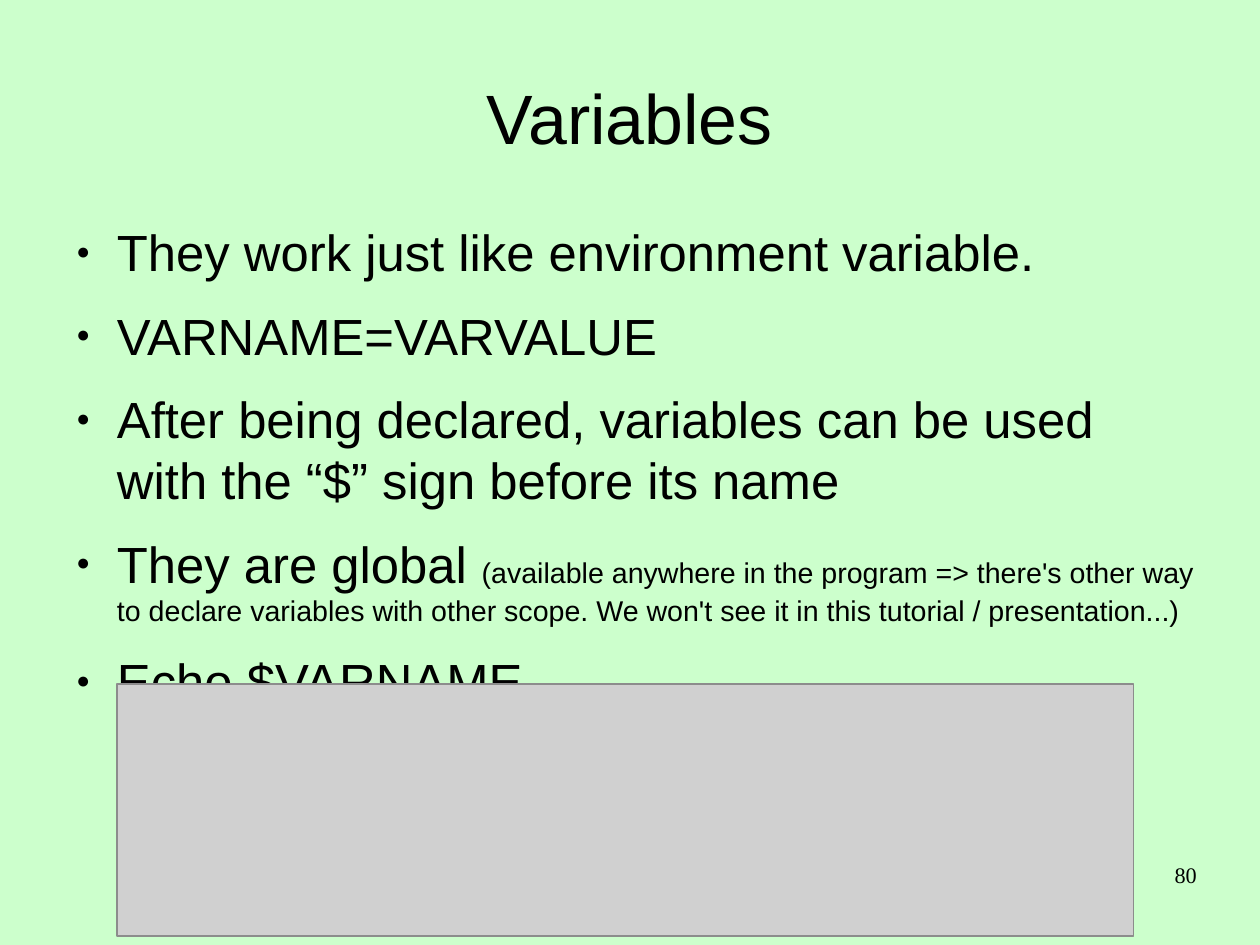
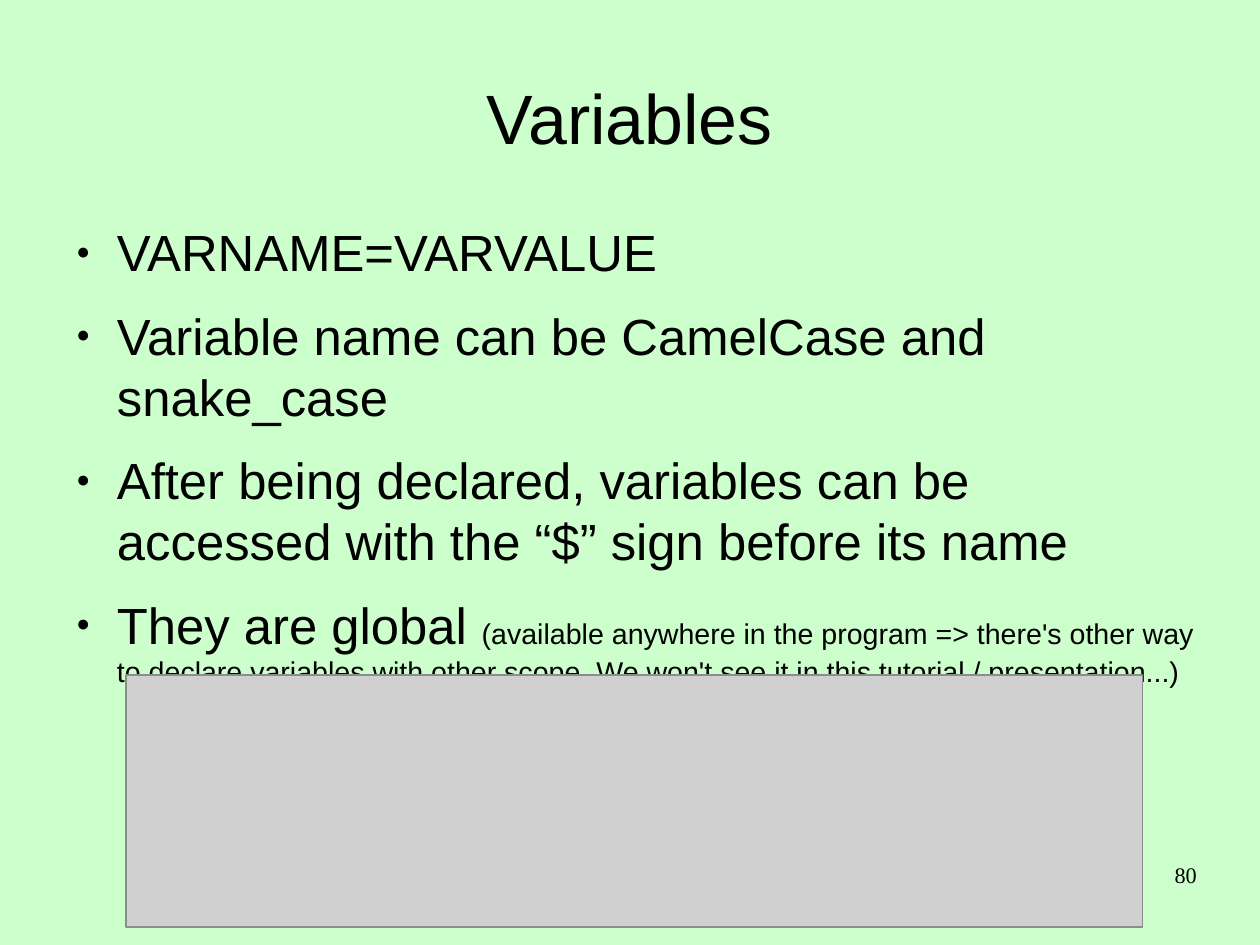
Before and after one commit to Clibre/An-introduction-to-bash, a slide deck: slide 80 of presentation/presentation.odp. Drawn at 1260x945 pixels with LibreOffice and Linux fonts; fonts in the diff are those of the drawing; grey boxes stand for pictures. Boxes give left, top, right and bottom in pixels: in the first picture for what was removed or moved away, otherwise in the second. Text is boxed around its words. In the diff, an @@ line names an element or a change of style, - is before the commit and + after.

```diff
--- a/presentation/presentation.odp
+++ b/presentation/presentation.odp
@@ text at [117, 234, 1034, 282]: paragraph removed @@
-● They work just like environment variable.
@@ text at [117, 318, 1068, 571]: text changed @@
-● After being declared, variables can be used with the “$” sign before its name
+● Variable name can be CamelCase and snake_case
+● After being declared, variables can be accessed with the “$” sign before its name
@@ text at [117, 660, 523, 711]: paragraph removed @@
-● Echo $VARNAME
@@ picture: place and size @@
-picture at [117, 684, 1134, 935]
+picture at [126, 676, 1143, 927]
```
Also in this commit, not shown: 4 other slides changed, 3 slides added, 1 slide removed, 5 other files.
